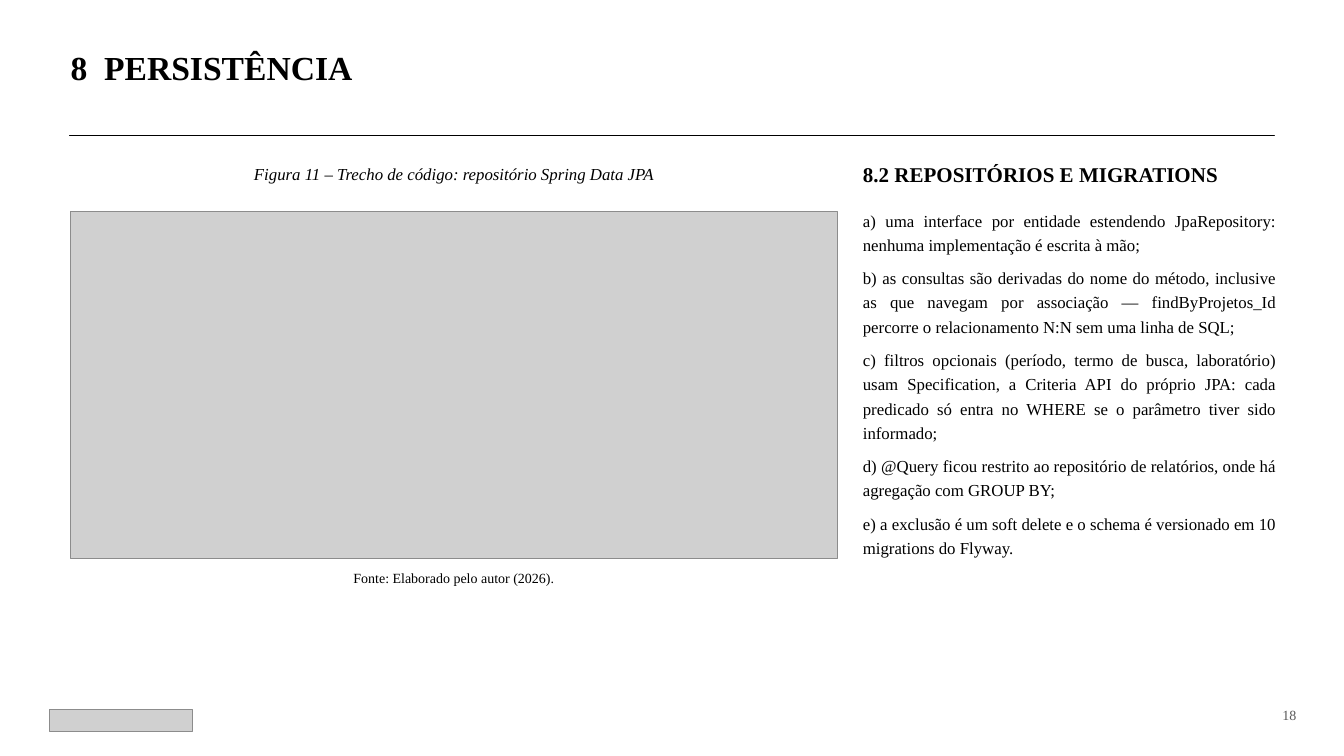
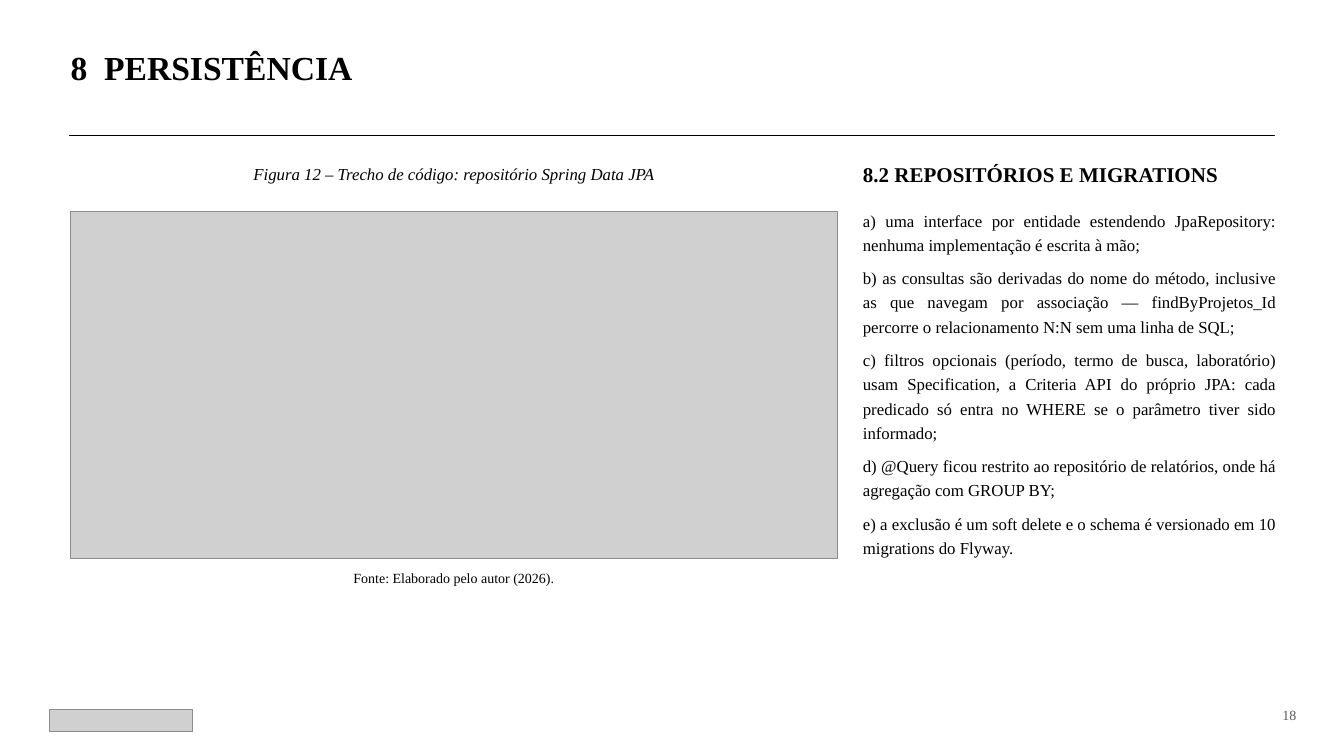
Before and after one commit to matheuskotayko/sisBolsa, a slide deck: slide 18 of docs/SisBolsa_Apresentacao_API_ABNT.pptx. Drawn at 1344x756 pixels with LibreOffice and Linux fonts; fonts in the diff are those of the drawing; grey boxes stand for pictures. Boxes give left, top, right and bottom in pixels: in the first picture for what was removed or moved away, otherwise in the second. Text is boxed around its words. In the diff, an @@ line names an element or a change of style, - is before the commit and + after.

Commit message:
docs: ilustrar a motivacao com o formulario de frequencia do CTISM
O slide de motivacao era so texto e afirmava que o controle "vivia em
planilhas e e-mails", sem evidencia. Agora abre com o formulario de
registro de frequencia que a coordenacao exigia, como Figura 1, e o
texto descreve o que a imagem mostra: data, entrada, saida, horas e
atividade preenchidos a mao, com espaco para a rubrica do monitor e do
preceptor.

O primeiro item da lista passa a ser "Registro manual e sem validacao",
que e o problema que a figura evidencia; o controle disperso desce para
a terceira posicao.

Na imagem, o telefone e o numero de matricula foram tarjados, e as duas
ultimas linhas foram cortadas por estarem incompletas na captura. A
fonte do elemento e "Acervo do autor", nao "Elaborado pelo autor", por
se tratar de documento institucional.

As figuras seguintes foram renumeradas de 1-14 para 2-15.

```diff
--- a/docs/SisBolsa_Apresentacao_API_ABNT.pptx
+++ b/docs/SisBolsa_Apresentacao_API_ABNT.pptx
@@ text at <box>253,168,654,184</box>: text changed @@
-Figura 11 – Trecho de código: repositório Spring Data JPA
+Figura 12 – Trecho de código: repositório Spring Data JPA
```
Also in this commit, not shown: 14 other slides changed, 2 other files.
